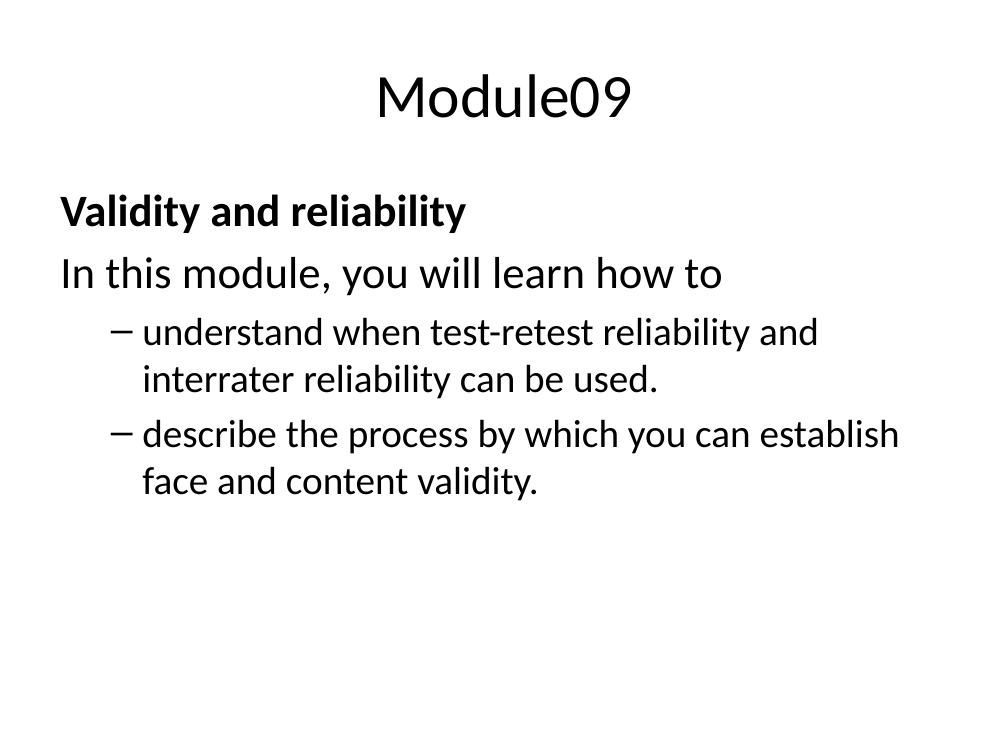
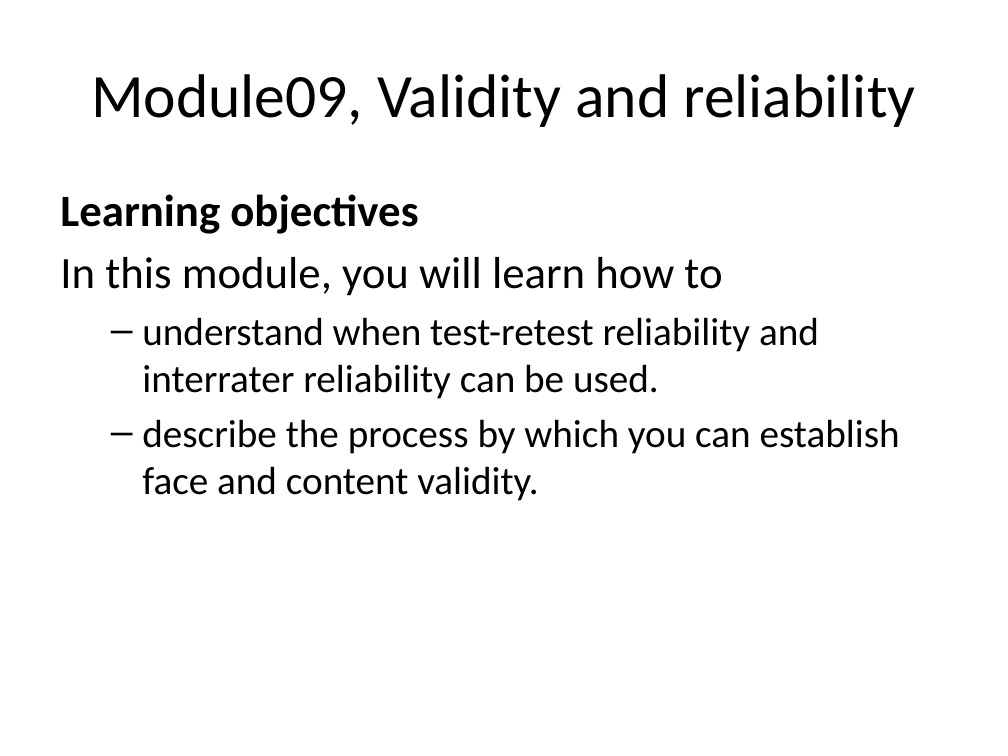
Before and after one commit to pmean/classes, a slide deck: slide 10 of clinical-research-methodology/modules/5510-99-objectives.pptx. Drawn at 1008x756 pixels with LibreOffice and Linux fonts; fonts in the diff are those of the drawing. Boxes give left, top, right and bottom in pixels: in the first picture for what was removed or moved away, otherwise in the second. Text is boxed around its words. In the diff, an @@ line names an element or a change of style, - is before the commit and + after.

```diff
--- a/clinical-research-methodology/modules/5510-99-objectives.pptx
+++ b/clinical-research-methodology/modules/5510-99-objectives.pptx
@@ title at (x1=91, y1=74, x2=915, y2=127): text changed @@
-Module09
+Module09, Validity and reliability
@@ text at (x1=60, y1=194, x2=418, y2=234): text changed @@
-Validity and reliability
+Learning objectives
```
Also in this commit, not shown: 8 other slides changed, 25 other files.
